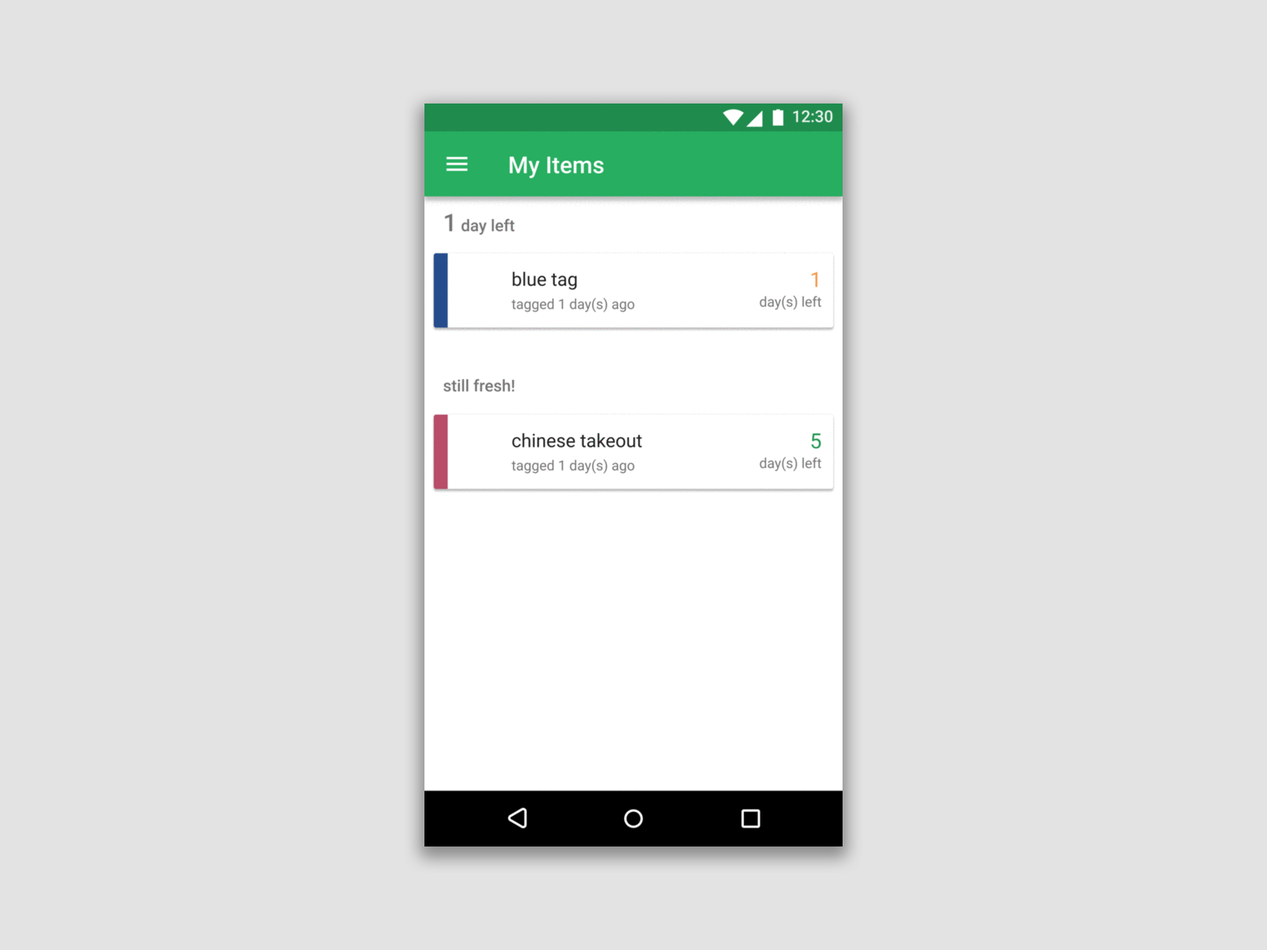
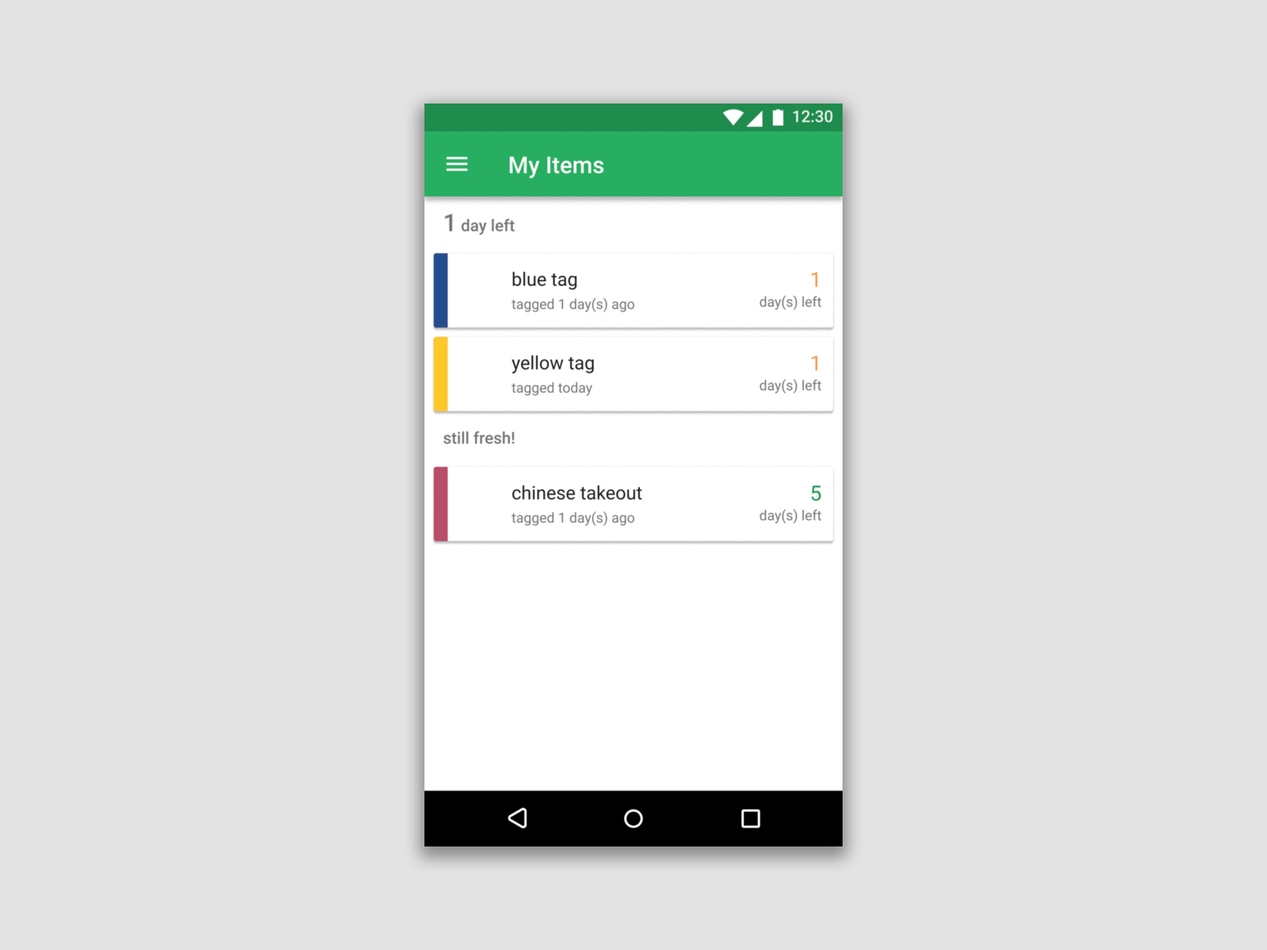
Comparing the layer stacks of the two 1267×950 images. Changes:
showed "Layer 14" over 424, 103, 843, 829
hid "Layer 8" over 424, 103, 843, 829
